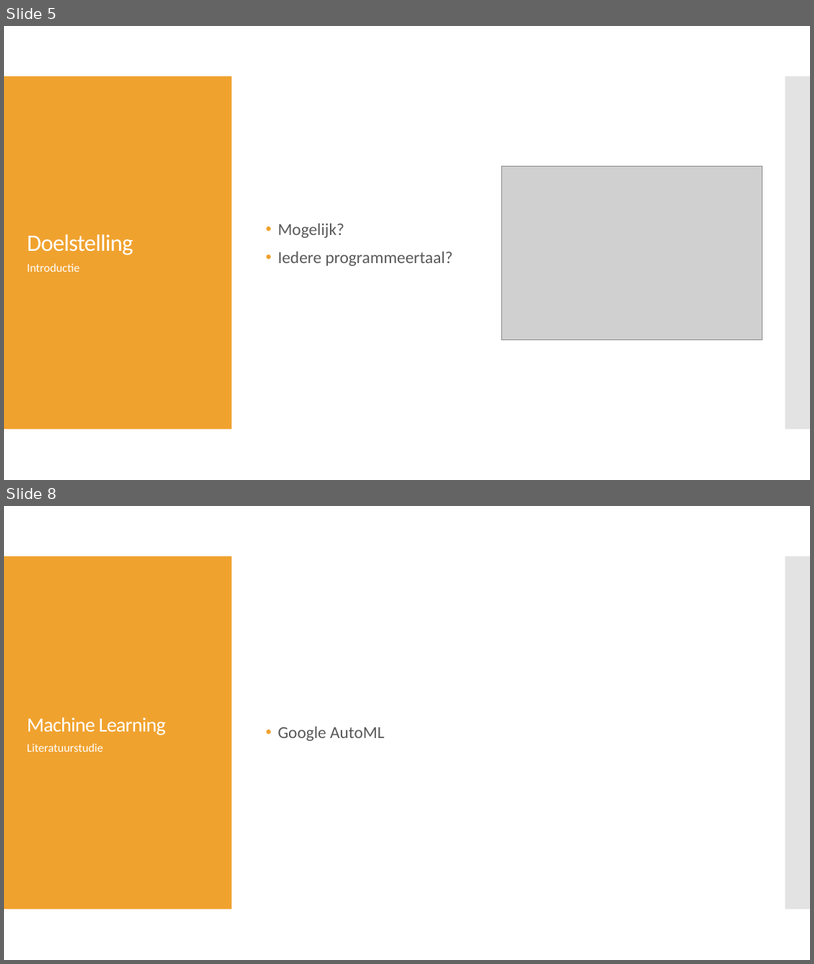
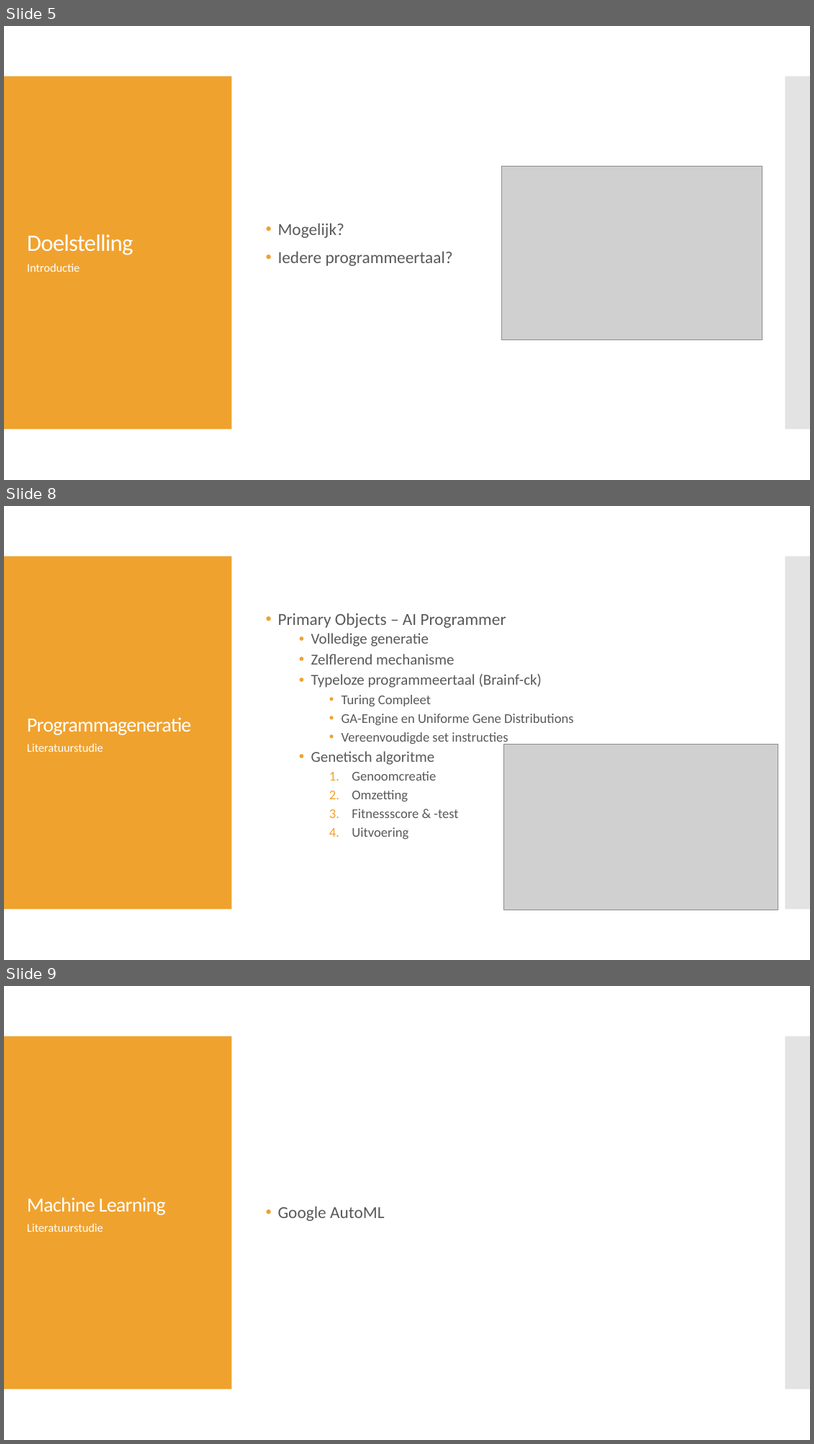
Before and after one commit to PrebenLeroy/bachelorproef, a slide deck: BP verdediging.pptx. Shown one above the other, each under a label of ours: slides 5 and 8 before the commit, slides 5, 8 and 9 after it; the slides between them are not shown. The pictures are 814x964 and 814x1444 pixels, drawn with LibreOffice and Linux fonts; fonts in the diff are those of the drawing; grey boxes stand for pictures. Boxes give left, top, right and bottom in pixels: in the first picture for what was removed or moved away, otherwise in the second. Text is boxed around its words. In the diff, an @@ line names an element or a change of style, - is before the commit and + after.

```diff
--- a/BP verdediging.pptx
+++ b/BP verdediging.pptx
@@ slide 8 added at (4, 506, 810, 960), background #FFFFFF; not listed: 2 template elements that a slide beside it also shows @@
@@ text added at (278, 613, 574, 839), 16 pt, text #595959 @@
+• Primary Objects – AI Programmer
+  • Volledige generatie
+  • Zelflerend mechanisme
+  • Typeloze programmeertaal (Brainf-ck)
+    • Turing Compleet
+    • GA-Engine en Uniforme Gene Distributions
+    • Vereenvoudigde set instructies
+  • Genetisch algoritme
+    1. Genoomcreatie
+    2. Omzetting
+    3. Fitnessscore & -test
+    4. Uitvoering
@@ title added at (27, 717, 191, 735), 24 pt, text #FFFFFF @@
+Programmageneratie
@@ text added at (27, 743, 103, 752), 14 pt, text #FFFFFF @@
+Literatuurstudie
@@ picture added at (504, 744, 778, 909) @@
@@ what was slide 8 is now slide 9 @@
```
Also in this commit, not shown: 2 slides changed.
